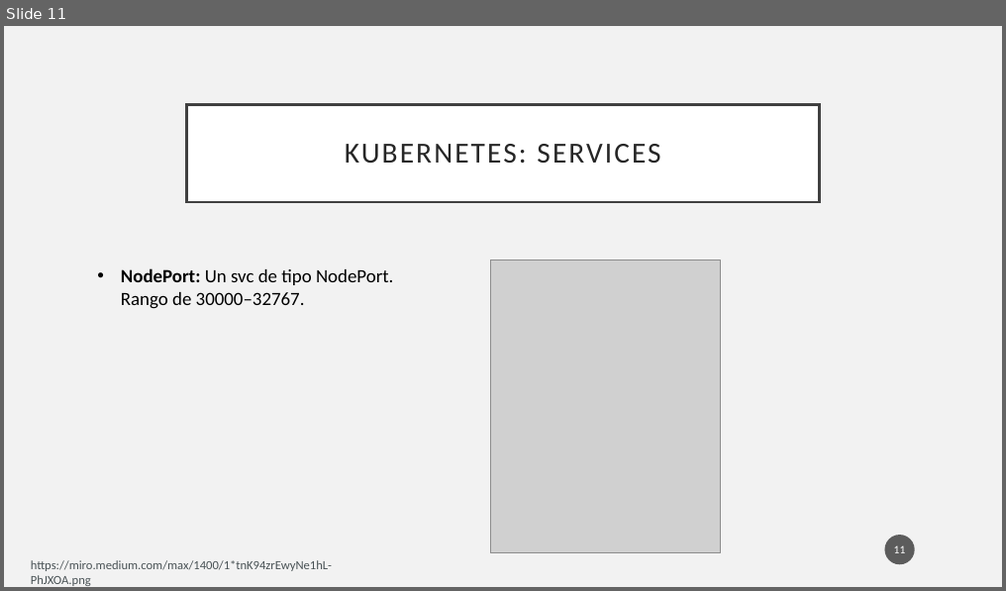
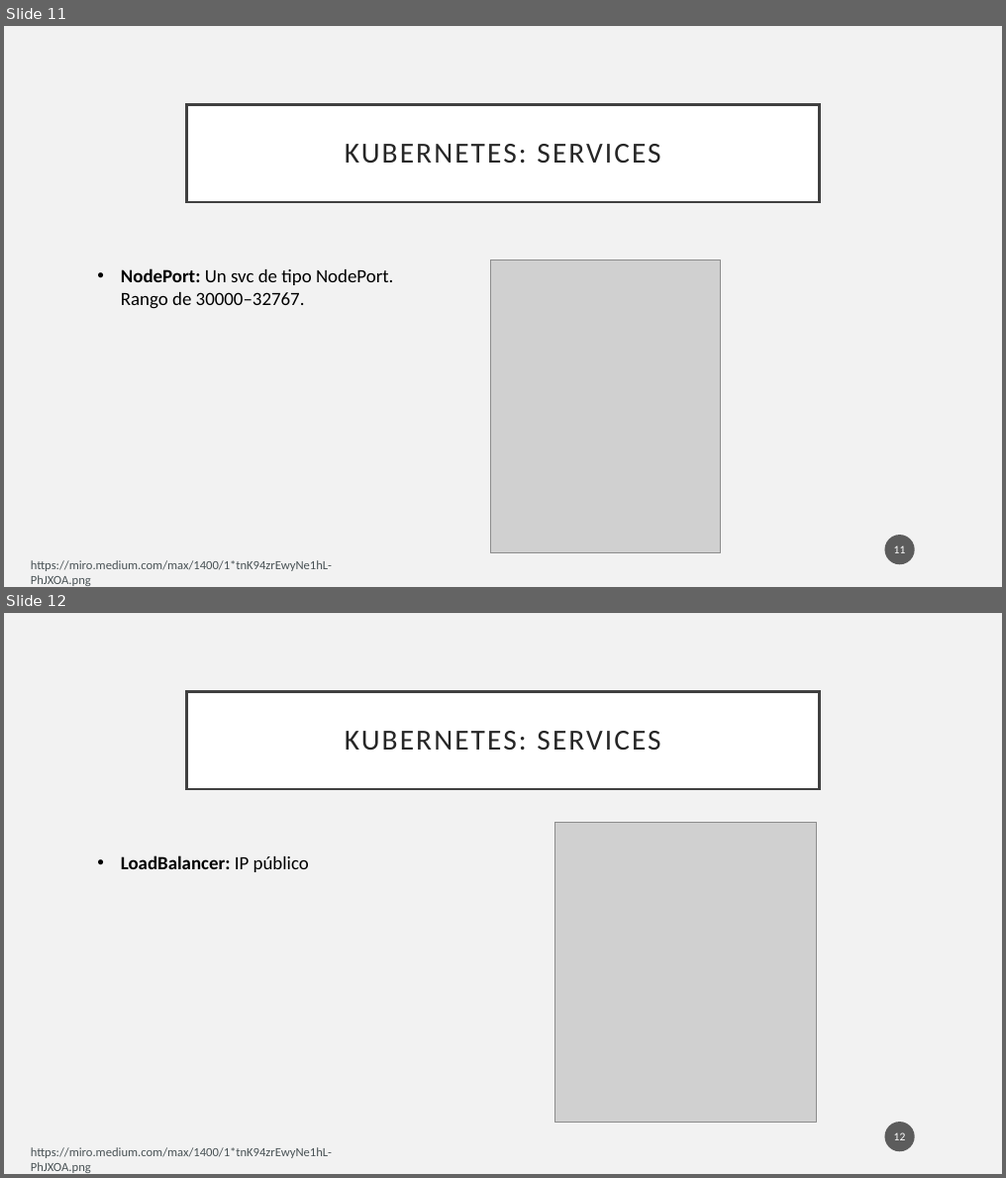
Before and after one commit to pablodevrzmz/python-docker-k8s-workshop, a slide deck: week 3/week_3.pptx. Shown one above the other, each under a label of ours: slide 11 before the commit, slides 11 and 12 after it. The pictures are 1006x591 and 1006x1178 pixels, drawn with LibreOffice and Linux fonts; fonts in the diff are those of the drawing; grey boxes stand for pictures. Boxes give left, top, right and bottom in pixels: in the first picture for what was removed or moved away, otherwise in the second. Text is boxed around its words. In the diff, an @@ line names an element or a change of style, - is before the commit and + after.

```diff
--- a/week 3/week_3.pptx
+++ b/week 3/week_3.pptx
@@ slide 12 added at [4,613,1002,1174], background #F2F2F2 @@
@@ title added at [187,691,819,789], fill #FFFFFF, outline #404040 2.5 pt, 28 pt, text #262626 @@
+KUBERNETES: SERVICES
@@ picture added at [555,823,816,1122] @@
@@ text added at [121,856,309,872], 18 pt, text #000000, bold @@
+• LoadBalancer: IP público
@@ page number added at [885,1122,915,1152], fill #1D1D1D at 70% opacity, 11 pt, text #FFFFFF @@
+12
@@ text added at [31,1148,332,1173], 12 pt, text #4A5356 @@
+https://miro.medium.com/max/1400/1*tnK94zrEwyNe1hL-PhJXOA.png
```
Also in this commit, not shown: 12 other slides added, 27 slides removed, 13 other files.
